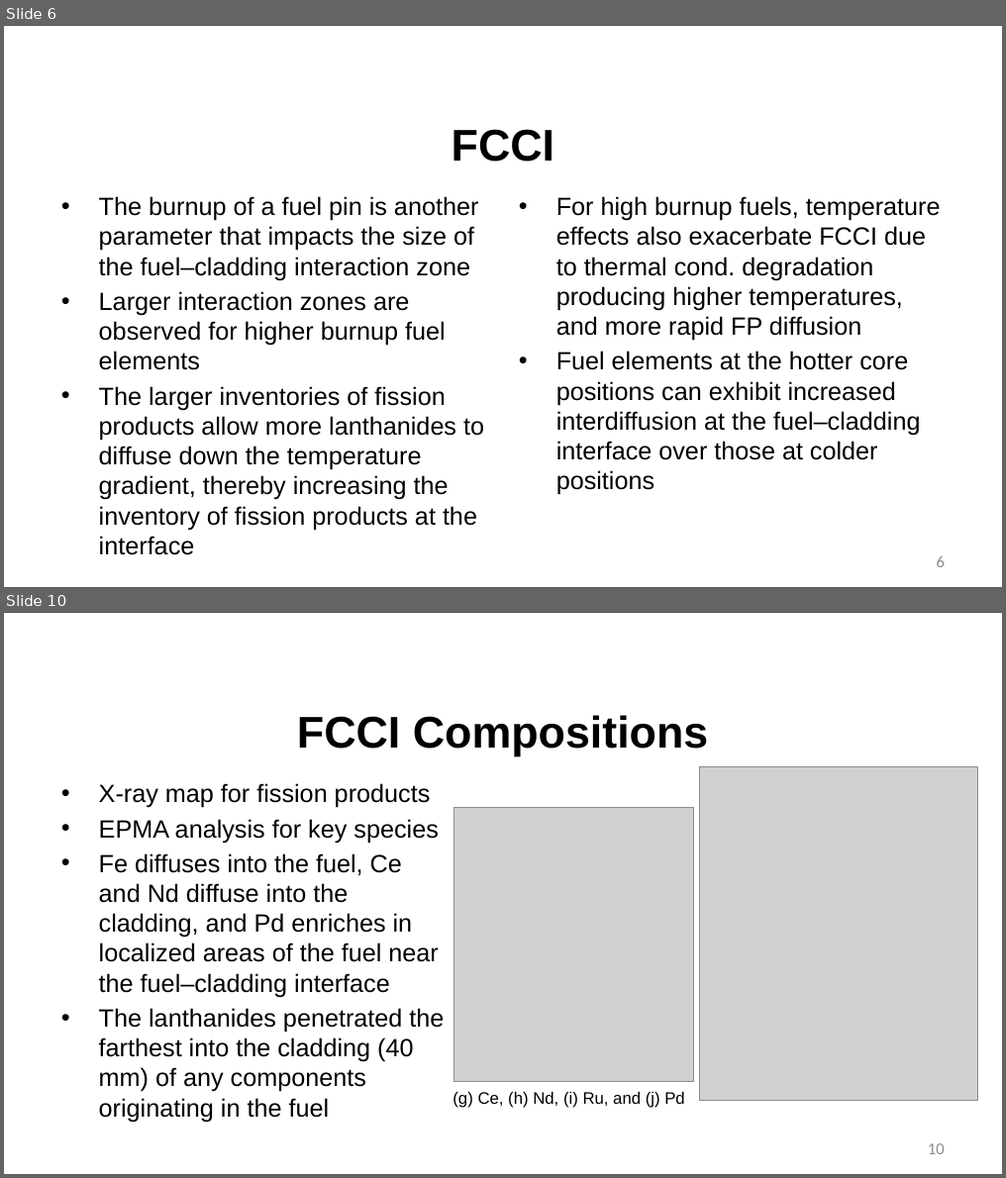
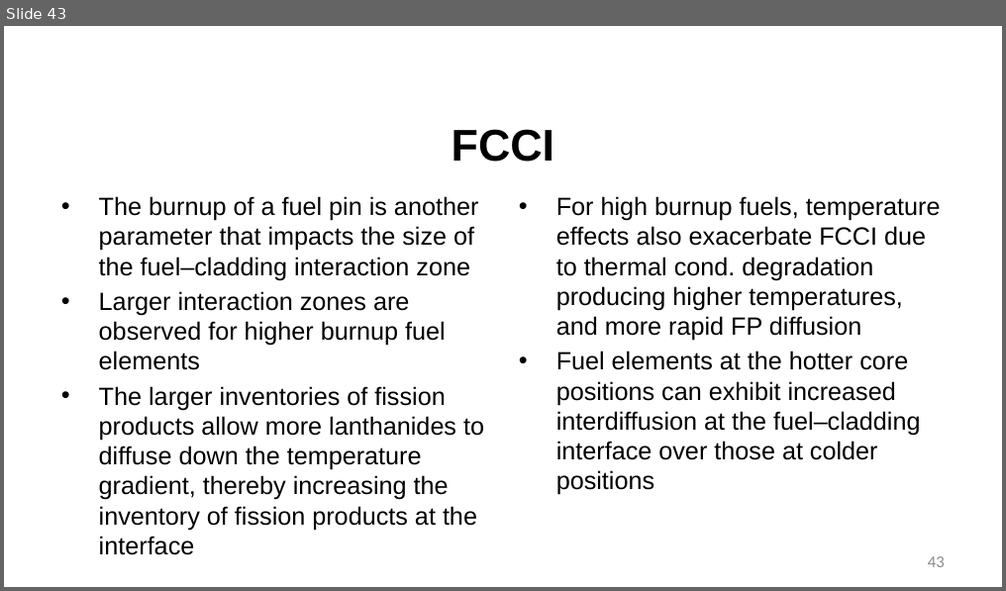
Before and after one commit to benbeeler/TEACHING, a slide deck: Advanced Reactor Materials/Fall2025/Lec9_SFRs.pptx. Shown one above the other, each under a label of ours: slides 6 and 10 before the commit, slide 43 after it; the slides between them are not shown. The pictures are 1006x1178 and 1006x591 pixels, drawn with LibreOffice and Linux fonts; fonts in the diff are those of the drawing; grey boxes stand for pictures; background and template pictures are left out. Boxes give left, top, right and bottom in pixels: in the first picture for what was removed or moved away, otherwise in the second. Text is boxed around its words. In the diff, an @@ line names an element or a change of style, - is before the commit and + after.

```diff
--- a/Advanced Reactor Materials/Fall2025/Lec9_SFRs.pptx
+++ b/Advanced Reactor Materials/Fall2025/Lec9_SFRs.pptx
@@ slide 10 removed at <box>4,613,1002,1174</box>, background #FFFFFF @@
@@ title removed at <box>297,715,709,757</box> @@
-FCCI Compositions
@@ text removed at <box>99,783,444,1122</box> @@
-• X-ray map for fission products
-• EPMA analysis for key species
-• Fe diffuses into the fuel, Ce and Nd diffuse into the cladding, and Pd enriches in localized areas of the fuel near the fuel–cladding interface
-• The lanthanides penetrated the farthest into the cladding (40 mm) of any components originating in the fuel
@@ picture removed at <box>699,767,978,1101</box> @@
@@ picture removed at <box>453,807,693,1081</box> @@
@@ text removed at <box>452,1092,685,1108</box> @@
-(g) Ce, (h) Nd, (i) Ru, and (j) Pd
@@ page number removed at <box>928,1144,944,1155</box> @@
-10
@@ what was slide 6 is now slide 43 @@
@@ page number at <box>928,557,944,568</box>: text changed @@
-6
+43
```
Also in this commit, not shown: 4 slides changed, 39 slides added, 29 other slides removed, 27 other files.
